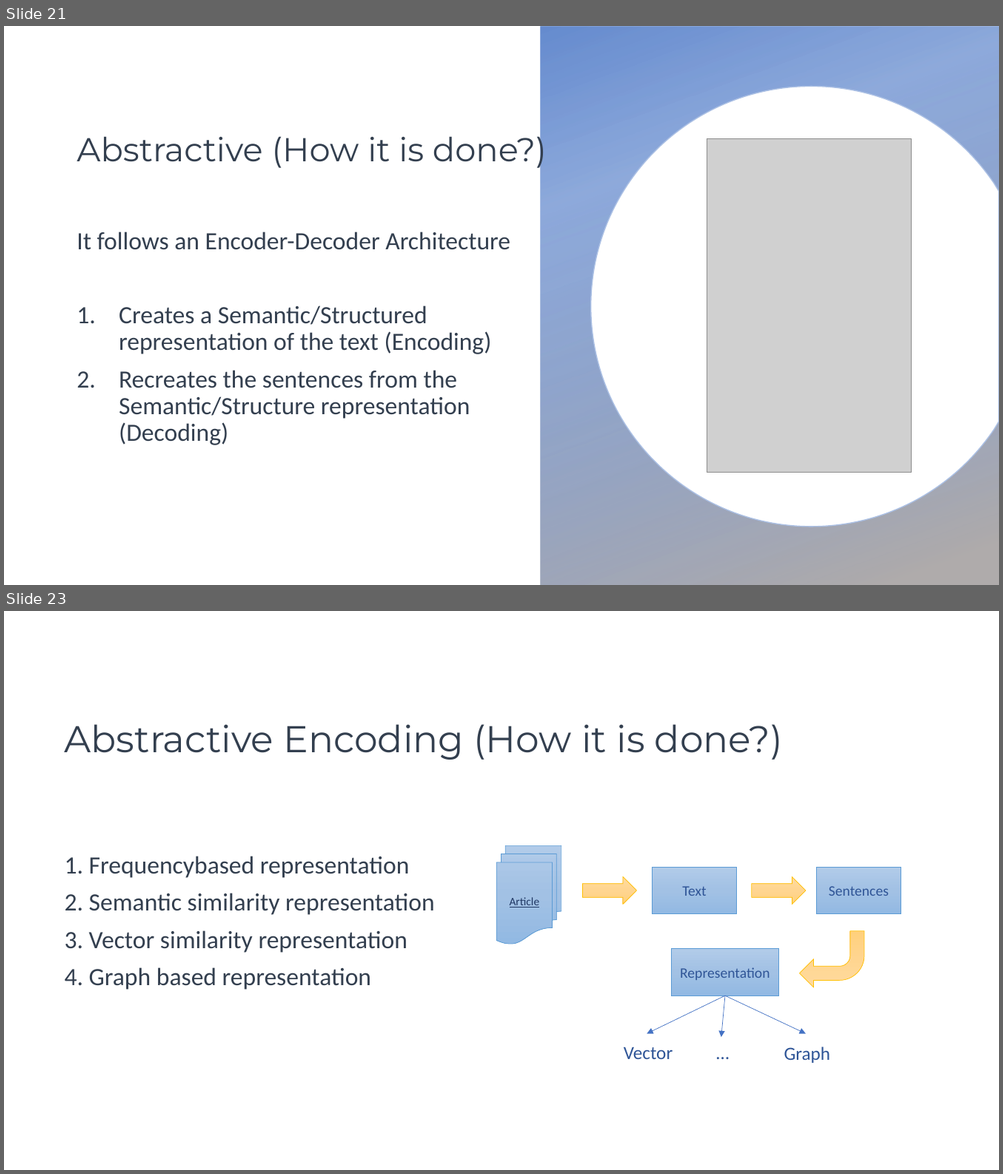
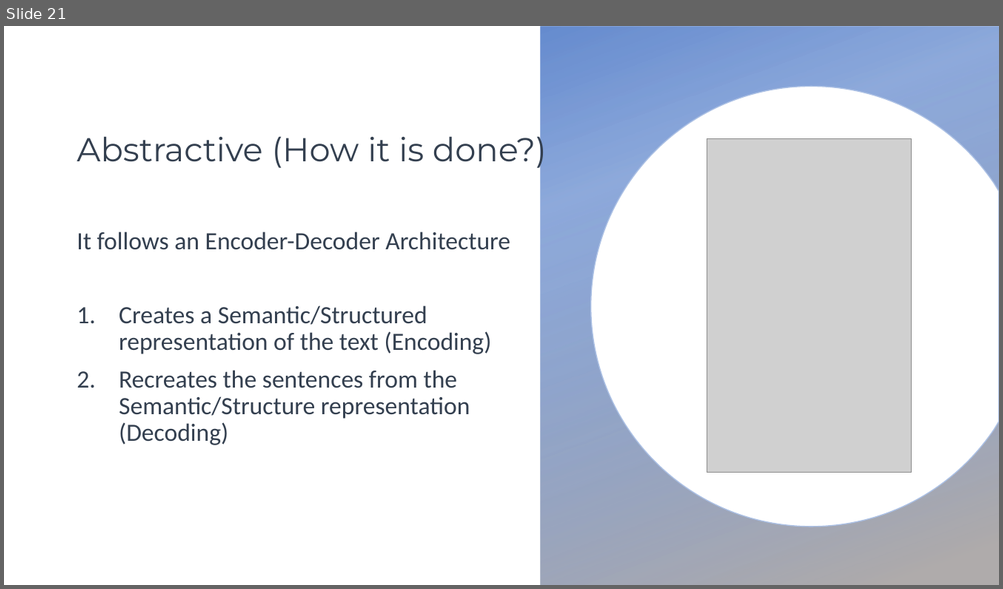
Before and after one commit to mhserry/F21AA, a slide deck: CW2/Text Summarization.pptx. Shown one above the other, each under a label of ours: slides 21 and 23 before the commit, slide 21 after it; the slides between them are not shown. The pictures are 1003x1174 and 1003x589 pixels, drawn with LibreOffice and Linux fonts; fonts in the diff are those of the drawing; grey boxes stand for pictures; background and template pictures are left out. Boxes give left, top, right and bottom in pixels: in the first picture for what was removed or moved away, otherwise in the second. Text is boxed around its words. In the diff, an @@ line names an element or a change of style, - is before the commit and + after.

```diff
--- a/CW2/Text Summarization.pptx
+++ b/CW2/Text Summarization.pptx
@@ slide 23 removed at (4, 611, 999, 1170), background #FFFFFF @@
@@ title removed at (65, 724, 782, 760) @@
-Abstractive Encoding (How it is done?)
@@ flow chart multidocument removed at (496, 846, 561, 945) @@
-Article
@@ text removed at (65, 856, 434, 990) @@
-1. Frequencybased representation
-2. Semantic similarity representation
-3. Vector similarity representation
-4. Graph based representation
@@ rectangle removed at (652, 867, 737, 914) @@
-Text
@@ rectangle removed at (817, 867, 901, 914) @@
-Sentences
@@ right arrow removed at (582, 877, 636, 905) @@
@@ right arrow removed at (751, 877, 805, 905) @@
@@ bent arrow removed at (800, 931, 865, 988) @@
@@ rectangle removed at (671, 949, 779, 996) @@
-Representation
@@ arrow removed from (725, 996) to (646, 1034) @@
@@ arrow removed from (725, 996) to (721, 1038) @@
@@ arrow removed from (725, 996) to (805, 1034) @@
@@ text removed at (623, 1048, 672, 1059) @@
-Vector
@@ text removed at (709, 1038, 779, 1068) @@
-…
@@ text removed at (784, 1047, 831, 1063) @@
-Graph
```
Also in this commit, not shown: 1 slide changed, 2 slides added.
